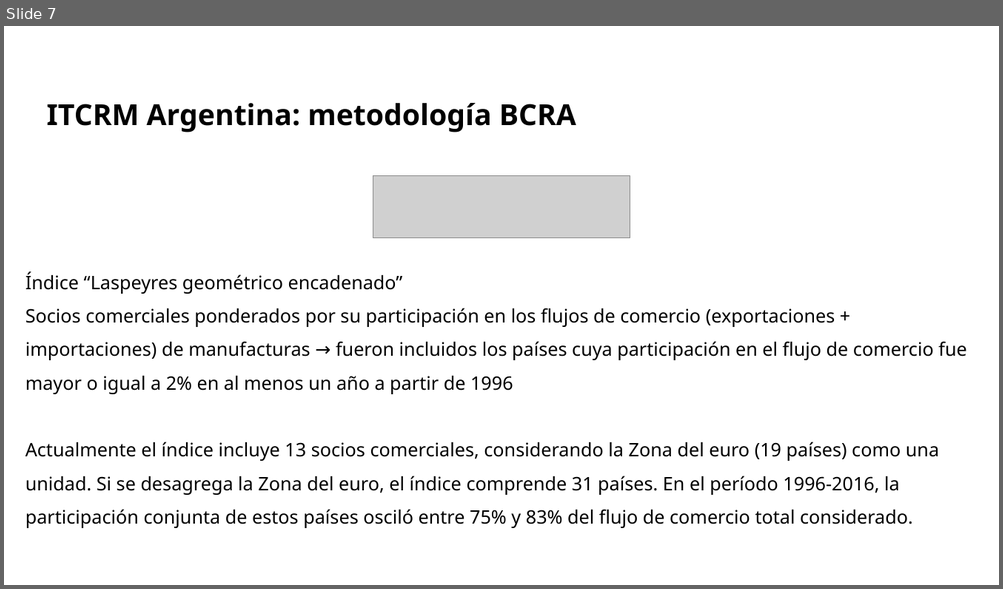
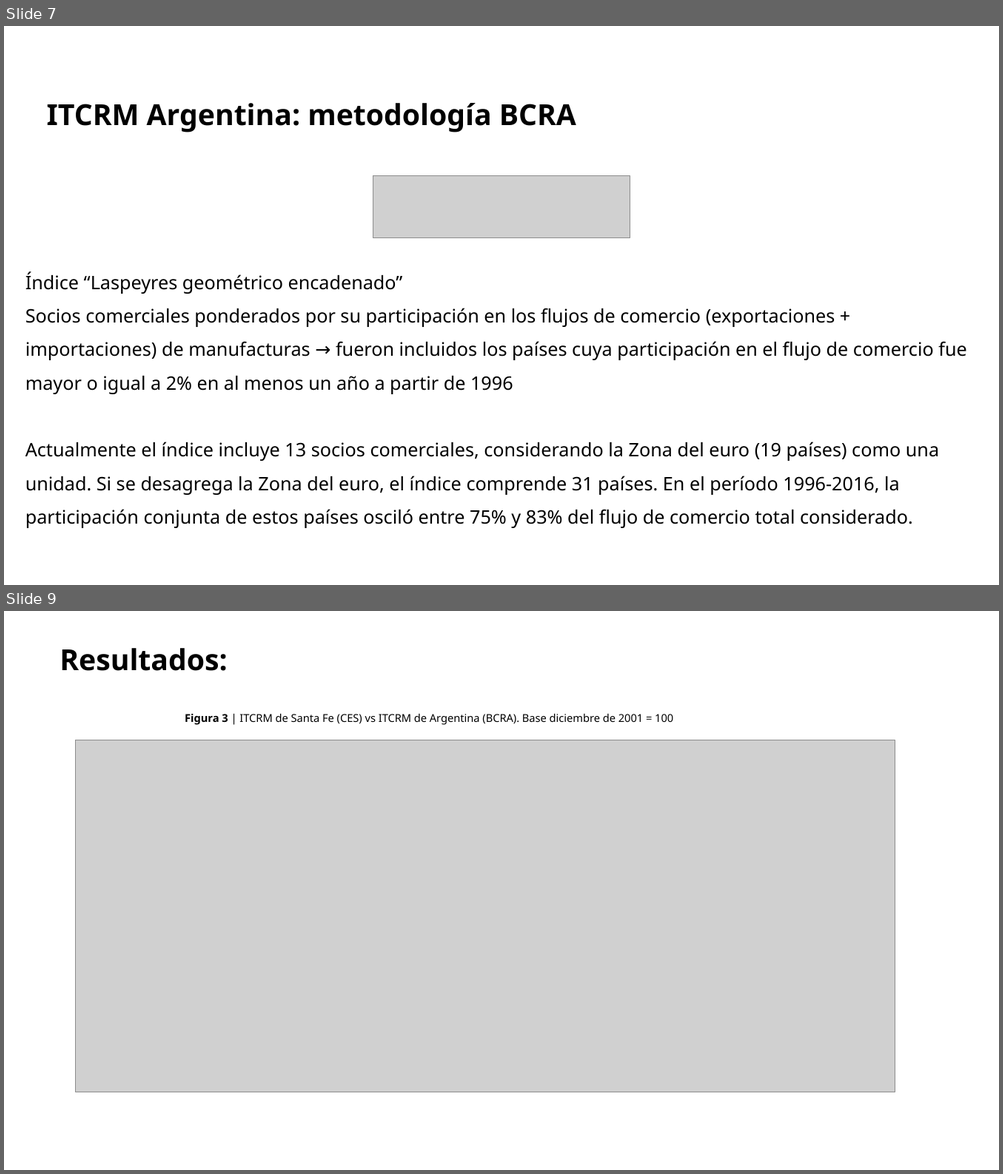
Before and after one commit to franlecam/Paper-ITCRM.SF, a slide deck: Archivos de trabajo/Yami/Paper ITCRM avances.pptx. Shown one above the other, each under a label of ours: slide 7 before the commit, slides 7 and 9 after it; the slides between them are not shown. The pictures are 1003x589 and 1003x1174 pixels, drawn with LibreOffice and Linux fonts; fonts in the diff are those of the drawing; grey boxes stand for pictures; background and template pictures are left out. Boxes give left, top, right and bottom in pixels: in the first picture for what was removed or moved away, otherwise in the second. Text is boxed around its words. In the diff, an @@ line names an element or a change of style, - is before the commit and + after.

```diff
--- a/Archivos de trabajo/Yami/Paper ITCRM avances.pptx
+++ b/Archivos de trabajo/Yami/Paper ITCRM avances.pptx
@@ slide 9 added at box(4, 611, 999, 1170), background picture (left out) @@
@@ text added at box(60, 648, 227, 671), 28 pt, text #000000, bold @@
+Resultados:
@@ text added at box(185, 713, 673, 725), 10.5 pt, text #000000 @@
+Figura 3 | ITCRM de Santa Fe (CES) vs ITCRM de Argentina (BCRA). Base diciembre de 2001 = 100
@@ picture added at box(76, 740, 895, 1093) @@
```
Also in this commit, not shown: 5 slides changed, 3 other slides added, 2 slides removed, 1 other file.
